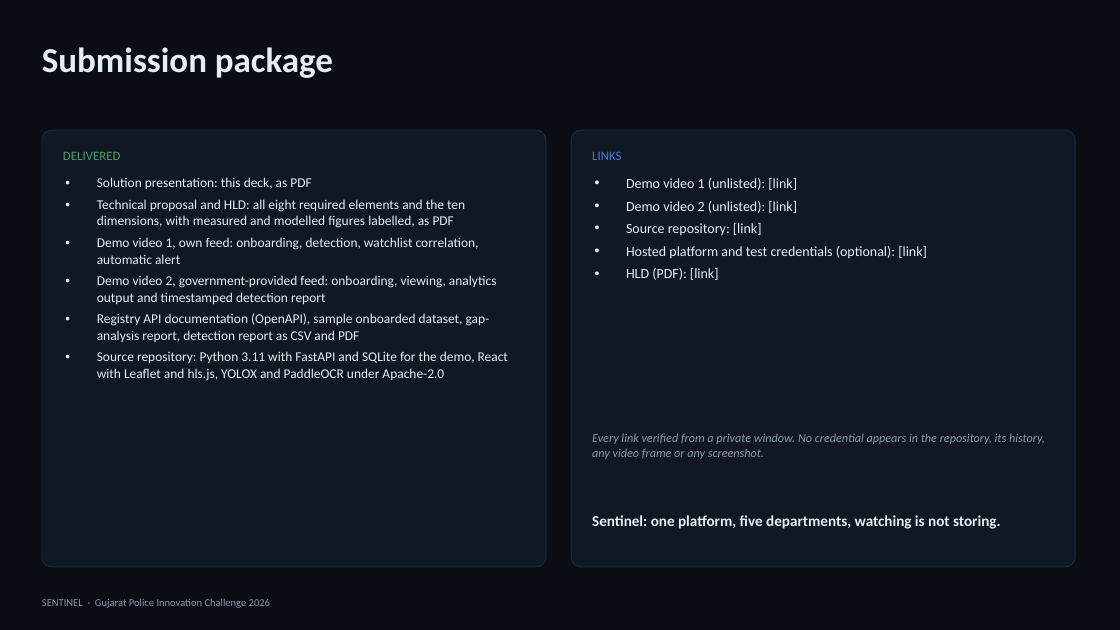
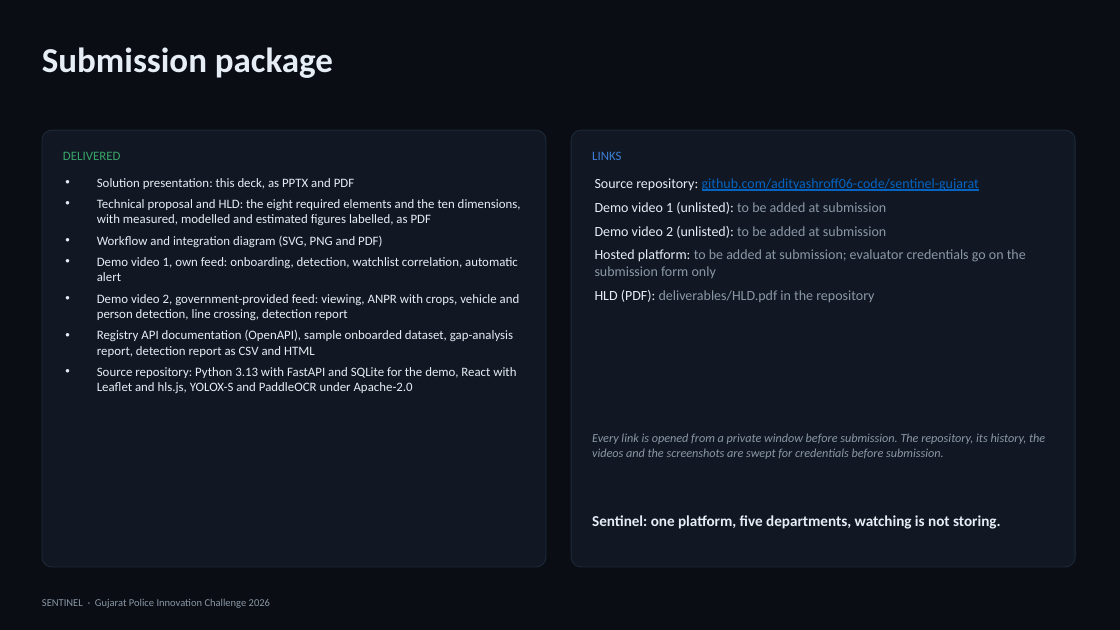
Before and after one commit to adityashroff06-code/sentinel-gujarat, a slide deck: slide 18 of deliverables/Sentinel-Solution-Presentation.pptx. Drawn at 1120x630 pixels with LibreOffice and Linux fonts; fonts in the diff are those of the drawing. Boxes give left, top, right and bottom in pixels: in the first picture for what was removed or moved away, otherwise in the second. Text is boxed around its words. In the diff, an @@ line names an element or a change of style, - is before the commit and + after.

```diff
--- a/deliverables/Sentinel-Solution-Presentation.pptx
+++ b/deliverables/Sentinel-Solution-Presentation.pptx
@@ text at [97,178,521,247]: text changed; size 11.5 to 11 pt @@
-• Solution presentation: this deck, as PDF
-• Technical proposal and HLD: all eight required elements and the ten dimensions, with measured and modelled figures labelled, as PDF
+• Solution presentation: this deck, as PPTX and PDF
+• Technical proposal and HLD: the eight required elements and the ten dimensions, with measured, modelled and estimated figures labelled, as PDF
+• Workflow and integration diagram (SVG, PNG and PDF)
@@ text at [595,178,1026,302]: text changed; text colour #E6EDF5 to #8A97A6 @@
-• Demo video 1 (unlisted): [link]
-• Demo video 2 (unlisted): [link]
-• Source repository: [link]
-• Hosted platform and test credentials (optional): [link]
-• HLD (PDF): [link]
+• Source repository: github.com/adityashroff06-code/sentinel-gujarat
+• Demo video 1 (unlisted): to be added at submission
+• Demo video 2 (unlisted): to be added at submission
+• Hosted platform: to be added at submission; evaluator credentials go on the submission form only
+• HLD (PDF): deliverables/HLD.pdf in the repository
@@ text at [97,257,518,281]: size 11.5 to 11 pt in "Demo video 1, own feed: onboarding, detection, ..." @@
@@ text at [97,294,520,393]: text changed; size 11.5 to 11 pt @@
-• Demo video 2, government-provided feed: onboarding, viewing, analytics output and timestamped detection report
-• Registry API documentation (OpenAPI), sample onboarded dataset, gap-analysis report, detection report as CSV and PDF
-• Source repository: Python 3.11 with FastAPI and SQLite for the demo, React with Leaflet and hls.js, YOLOX and PaddleOCR under Apache-2.0
+• Demo video 2, government-provided feed: viewing, ANPR with crops, vehicle and person detection, line crossing, detection report
+• Registry API documentation (OpenAPI), sample onboarded dataset, gap-analysis report, detection report as CSV and HTML
+• Source repository: Python 3.13 with FastAPI and SQLite for the demo, React with Leaflet and hls.js, YOLOX-S and PaddleOCR under Apache-2.0
@@ text at [592,433,1045,459]: text changed @@
-Every link verified from a private window. No credential appears in the repository, its history, any video frame or any screenshot.
+Every link is opened from a private window before submission. The repository, its history, the videos and the screenshots are swept for credentials before submission.
```
Also in this commit, not shown: 15 other slides changed, 1 slide added, 1 slide removed, 19 other files.
